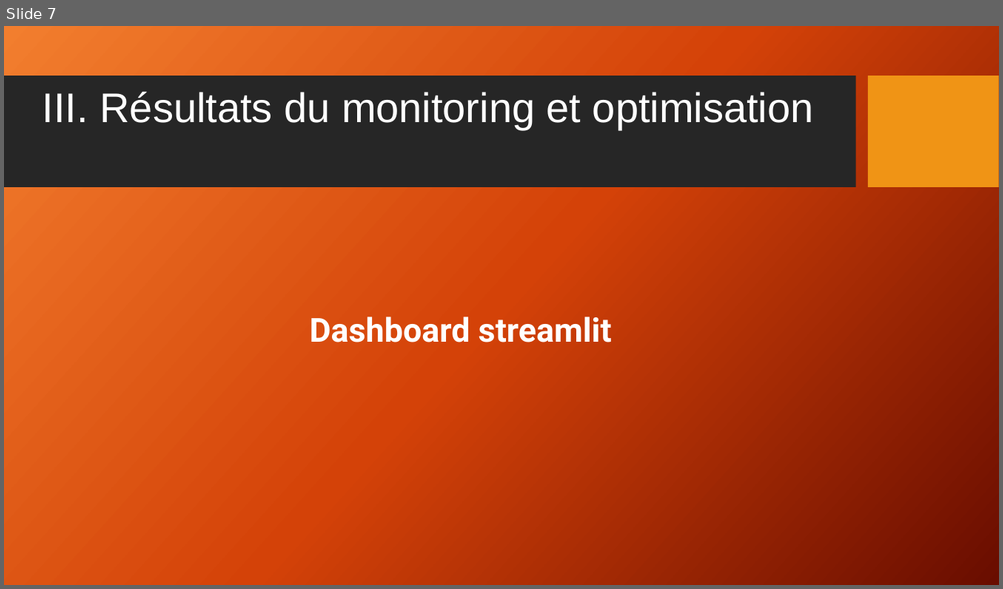
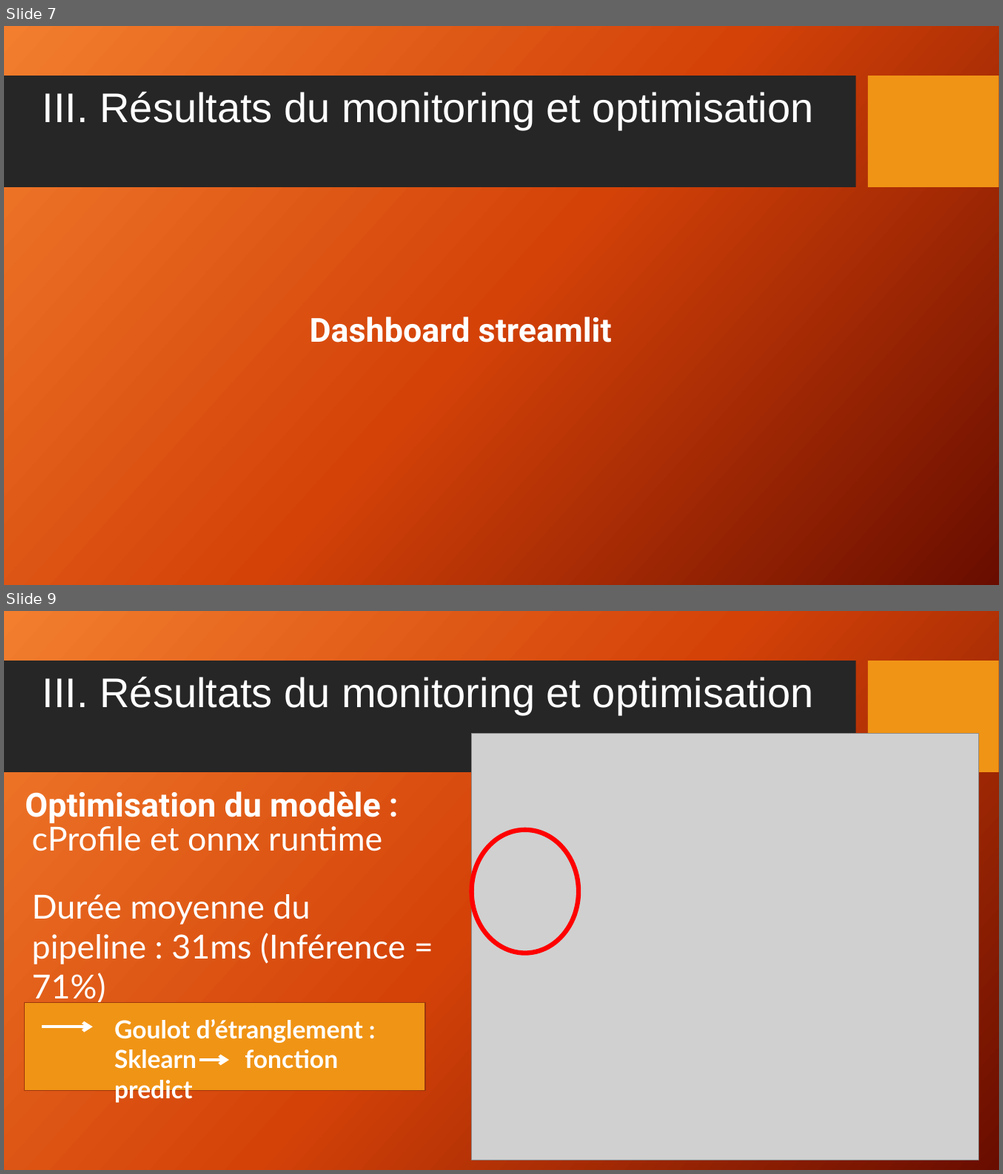
Before and after one commit to JPoitreau/OC-Projet-8, a slide deck: reports/oc-projet-8.pptx. Shown one above the other, each under a label of ours: slide 7 before the commit, slides 7 and 9 after it; the slides between them are not shown. The pictures are 1003x589 and 1003x1174 pixels, drawn with LibreOffice and Linux fonts; fonts in the diff are those of the drawing; grey boxes stand for pictures; background and template pictures are left out. Boxes give left, top, right and bottom in pixels: in the first picture for what was removed or moved away, otherwise in the second. Text is boxed around its words. In the diff, an @@ line names an element or a change of style, - is before the commit and + after.

```diff
--- a/reports/oc-projet-8.pptx
+++ b/reports/oc-projet-8.pptx
@@ slide 9 added at (4,611,999,1170), background picture (left out); not listed: 2 template elements that a slide beside it also shows @@
@@ text added at (42,676,814,715), 40 pt, text #FFFFFF @@
+III. Résultats du monitoring et optimisation
@@ picture added at (472,733,979,1161) @@
@@ text added at (25,792,381,823), 32 pt, text #FFFFFF, bold @@
+Optimisation du modèle :
@@ text added at (32,822,382,851), 32 pt, text #FFFFFF @@
+cProfile et onnx runtime
@@ ellipse added at (472,830,578,954), outline #FF0000 4.5 pt @@
@@ text added at (32,894,405,1005), 32 pt, text #FFFFFF @@
+Durée moyenne du pipeline : 31ms (Inférence = 71%)
@@ rectangle added at (25,1003,426,1091), fill #F09415, outline #9D360E 1 pt @@
@@ arrow added from (42, 1028) to (93, 1028), #FFFFFF 3 pt @@
@@ text added at (114,1019,363,1103), 24 pt, text #FFFFFF, bold @@
+Goulot d’étranglement :
+Sklearn fonction predict
@@ arrow added from (199, 1060) to (229, 1060), #FFFFFF 3 pt @@
```
Also in this commit, not shown: 3 slides changed.
